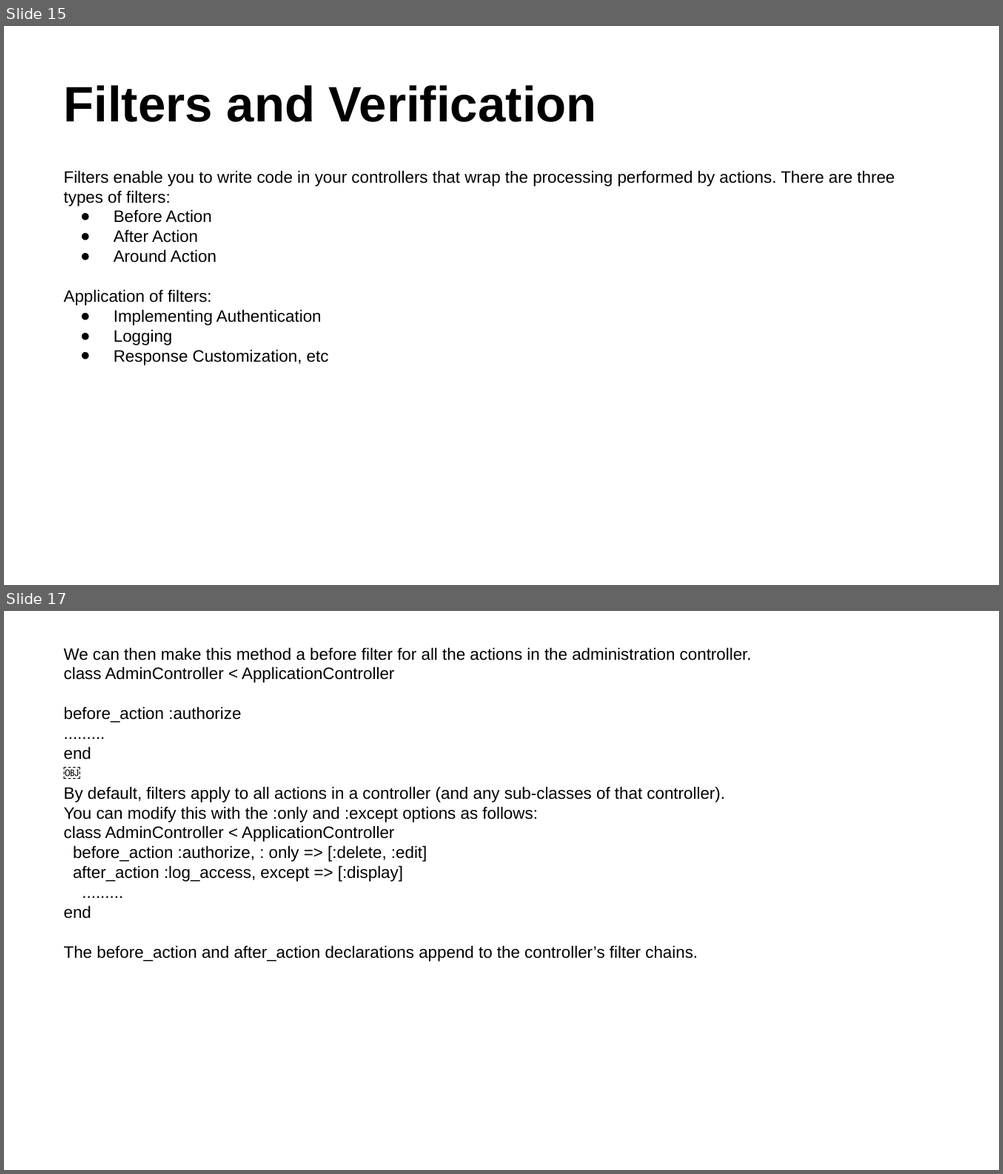
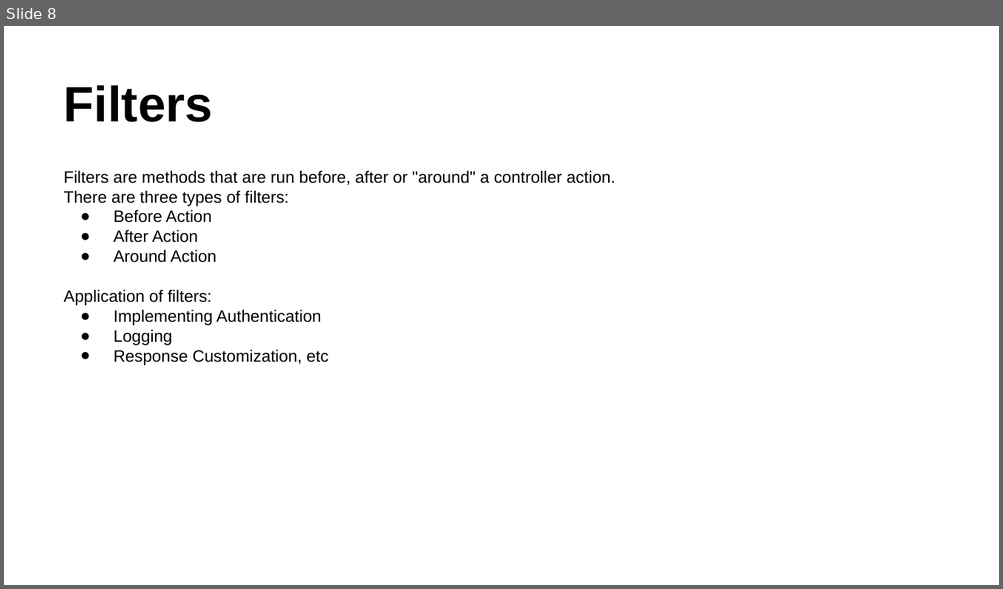
Before and after one commit to rubypool/rails-training-material, a slide deck: Ruby_On_Rails_Deck-Controller.pptx. Shown one above the other, each under a label of ours: slides 15 and 17 before the commit, slide 8 after it; the slides between them are not shown. The pictures are 1003x1174 and 1003x589 pixels, drawn with LibreOffice and Linux fonts; fonts in the diff are those of the drawing. Boxes give left, top, right and bottom in pixels: in the first picture for what was removed or moved away, otherwise in the second. Text is boxed around its words. In the diff, an @@ line names an element or a change of style, - is before the commit and + after.

Commit message:
Renamed the controller deck

```diff
--- a/Ruby_On_Rails_Deck-Controller.pptx
+++ b/Ruby_On_Rails_Deck-Controller.pptx
@@ slide 17 removed at (4,611,999,1170), background #FFFFFF @@
@@ text removed at (64,647,751,962) @@
-We can then make this method a before filter for all the actions in the administration controller.
-class AdminController < ApplicationController
-before_action :authorize
-.........
-end
-￼
-By default, filters apply to all actions in a controller (and any sub-classes of that controller).
-You can modify this with the :only and :except options as follows:
-class AdminController < ApplicationController
-before_action :authorize, : only => [:delete, :edit]
-after_action :log_access, except => [:display]
-.........
-end
-The before_action and after_action declarations append to the controller’s filter chains.
@@ what was slide 15 is now slide 8 @@
@@ slide 8 changed as well @@
@@ title at (64,85,213,122): text changed @@
-Filters and Verification
+Filters
@@ text at (64,170,615,207): text changed @@
-Filters enable you to write code in your controllers that wrap the processing performed by actions. There are three types of filters:
+Filters are methods that are run before, after or "around" a controller action.
+There are three types of filters:
```
Also in this commit, not shown: 3 other slides changed, 20 slides added, 9 other slides removed, 1 other file.
